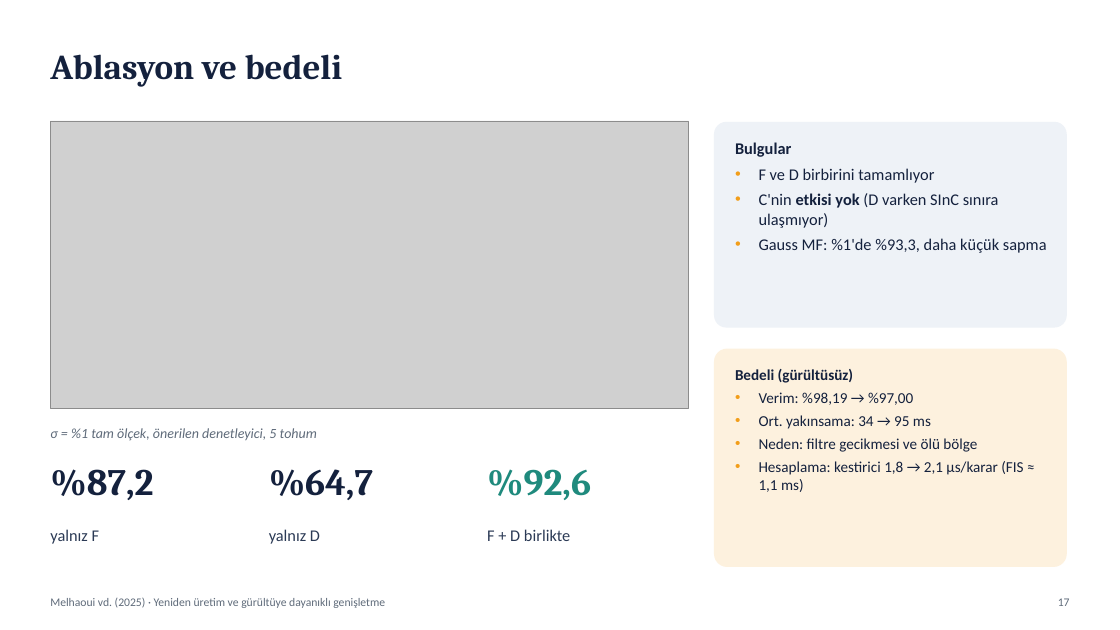
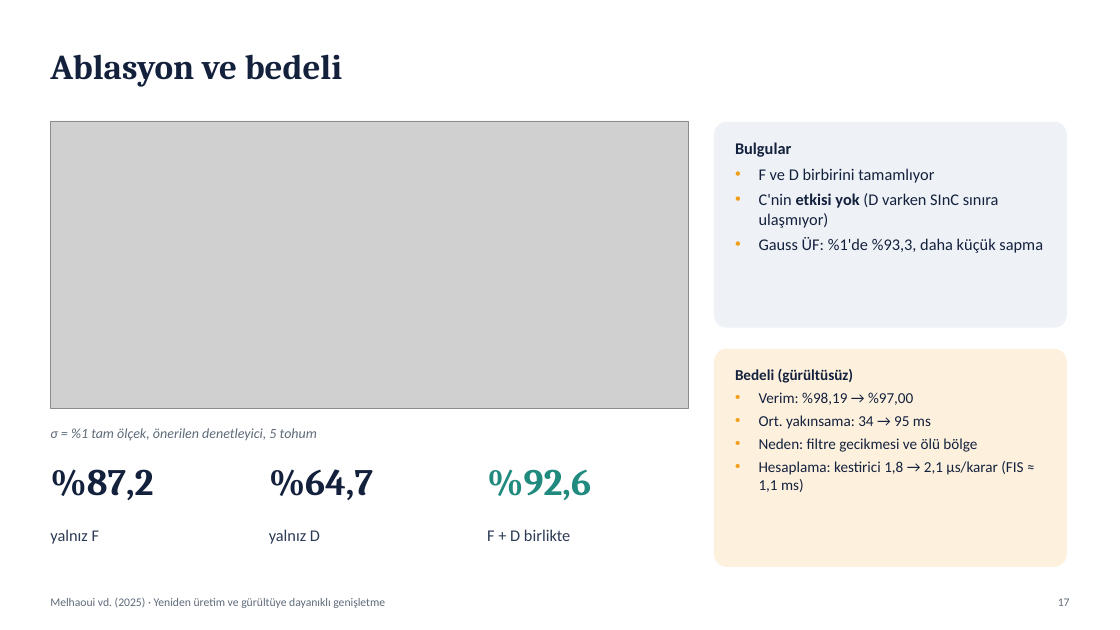
Before and after one commit to YigithanC/hybrid-fuzzy, a slide deck: slide 17 of presentation/presentation.pptx. Drawn at 1120x630 pixels with LibreOffice and Linux fonts; fonts in the diff are those of the drawing; grey boxes stand for pictures. Boxes give left, top, right and bottom in pixels: in the first picture for what was removed or moved away, otherwise in the second. Text is boxed around its words. In the diff, an @@ line names an element or a change of style, - is before the commit and + after.

```diff
--- a/presentation/presentation.pptx
+++ b/presentation/presentation.pptx
@@ text at (x1=759, y1=237, x2=1043, y2=253): text changed @@
-• Gauss MF: %1'de %93,3, daha küçük sapma
+• Gauss ÜF: %1'de %93,3, daha küçük sapma
```
Also in this commit, not shown: 4 other slides changed, 5 other files.
